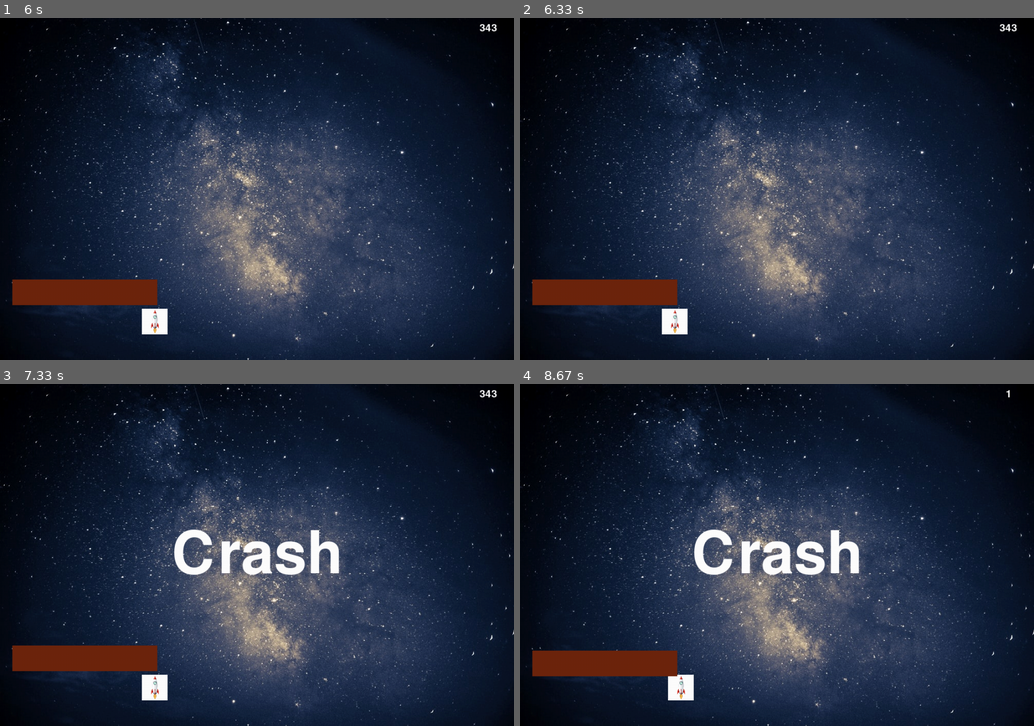
Above: before the commit, frames 1-4 (two rows, left to right).
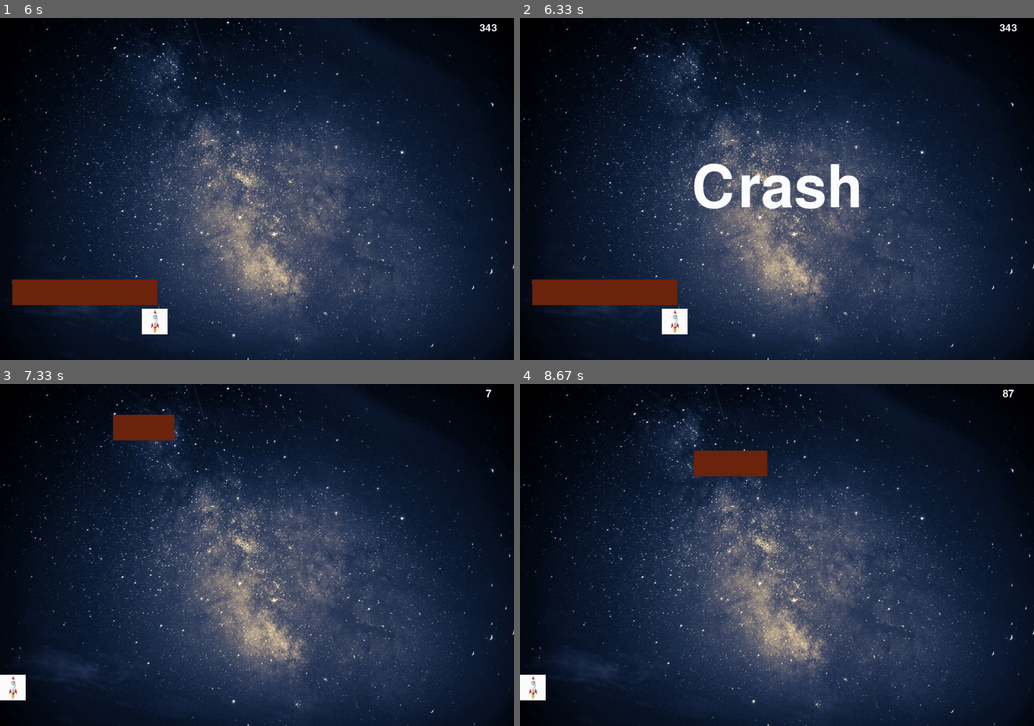
Above: after the commit, the same moments.

Repository: K-Pat/PygameProject
Game: pygame game, started from main.py
Two runs of this game, one before a commit and one after it. Both use one fixed random seed, a clock stepped at 60 frames per second and the inputs below.
Inputs:
- Up to frame 1 (6 s): hold A 0.33-0.87 s; hold A 0.9-1.3 s; hold D 1.33-1.97 s; hold A 2-2.47 s; hold D 2.5-2.97 s; hold D 3-3.47 s; hold A 3.5-4.03 s; hold A 4.07-4.47 s; hold D 4.5-5.13 s; hold A 5.17-5.63 s; hold D from 5.67 s (still down)
- Up to frame 2 (6.33 s): release D at 6.13 s
- Up to frame 3 (7.33 s): no input
- Up to frame 4 (8.67 s): no input

Frame 1 is identical in both runs. In frame 2, 1.9% of the frame differs, in the area x 33-66%, y 42-56%; in frame 3, 5.7%; in frame 4, 5.8%, in the area x 0-97%, y 1-93%.

Commit message:
Optimization Update #1
Took out Crash function call when crash is detected, and just put the Crash function's raw code instead. For some reason this significantly improves the game lag. Im unsure as to why.

Diff:
--- a/main.py
+++ b/main.py
@@ -50,11 +50,13 @@
 def crash():
     m =0
     x = 0
-    time.sleep(1)
+    time.sleep(0.5)
     message_display("Crash")
 
+running = True
+
 RANDOM_X = random.randint(20, 980)
-def game_loop(x):
+def game_loop(running):
     velocity = 12
 
 
@@ -84,7 +86,7 @@
     y = SCREEN_HEIGHT-100
 
     # Variable to keep the main loop running
-    running = True
+
 
     # Main loop
     score = 0
@@ -143,11 +145,17 @@
 
         if y < 50+m:
             if x > RANDOM_X and x < RANDOM_X+meteor_width or x+50 > RANDOM_X and x + 50 < RANDOM_X+meteor_width:
-                crash()
+                m =0
+                x = 0
+                time.sleep(0.5)
+                message_display("Crash")
+                time.sleep(1)
                 score = 0
+                RANDOM_X = random.randint(20,700)
+                meteor_width = random.randint(80, 350)
 
         pygame.display.update()
         score+=1
         clock.tick(60)
 
-game_loop(True)
+game_loop(running)
